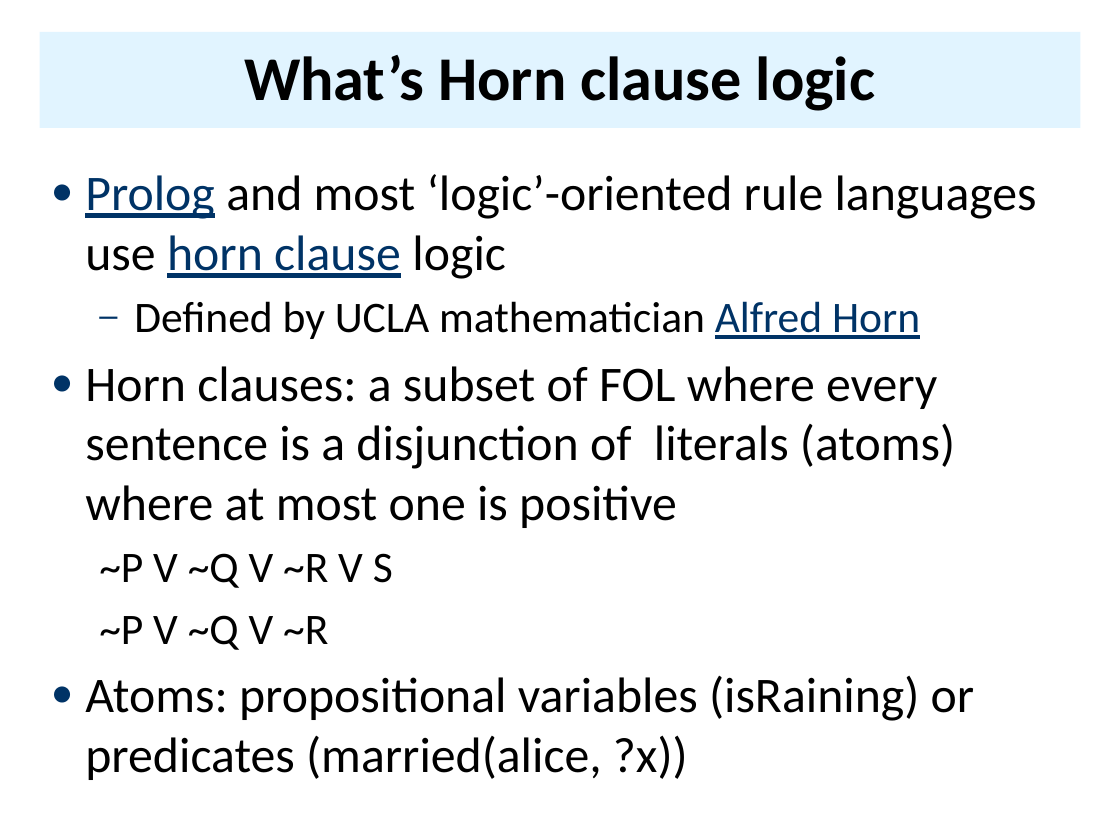
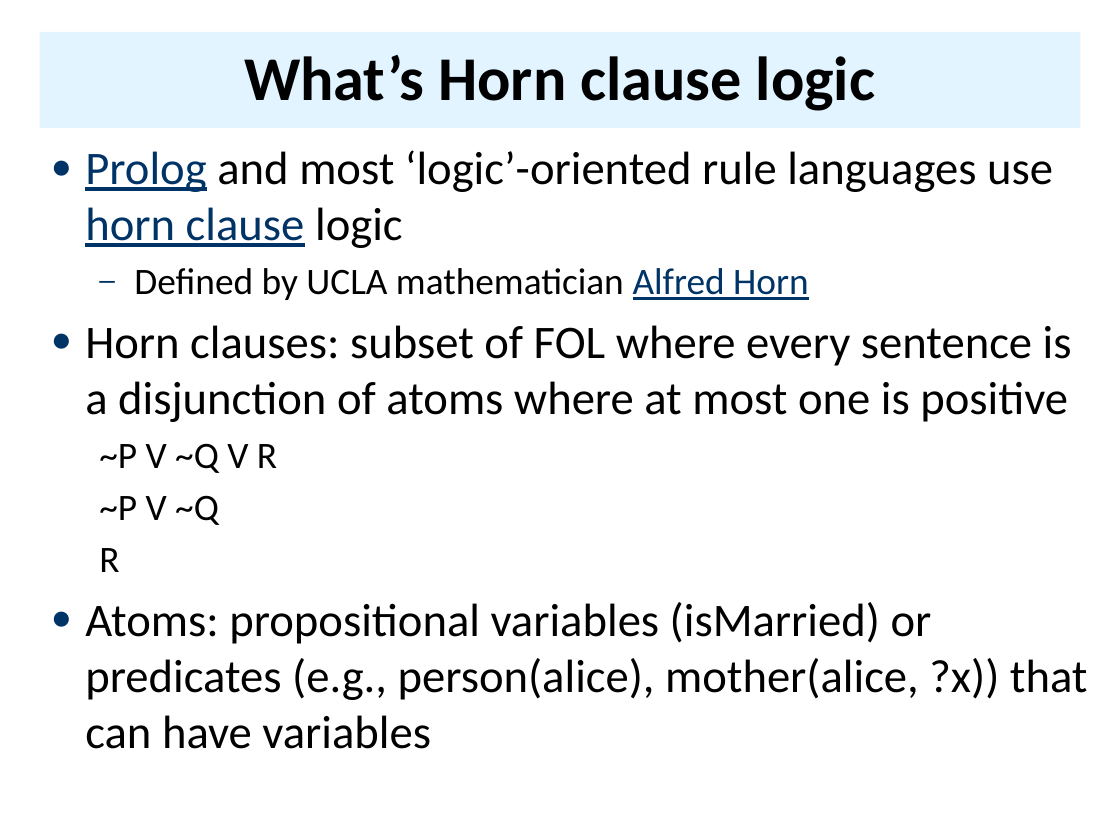
Before and after one commit to UMBC-CMSC-491-691-F19-Knowledge-Graphs/class_material, a slide deck: slide 6 of notes/14_rules/14_owl_rules.pptx. Drawn at 1120x840 pixels with LibreOffice and Linux fonts; fonts in the diff are those of the drawing. Boxes give left, top, right and bottom in pixels: in the first picture for what was removed or moved away, otherwise in the second. Text is boxed around its words. In the diff, an @@ line names an element or a change of style, - is before the commit and + after.

```diff
--- a/notes/14_rules/14_owl_rules.pptx
+++ b/notes/14_rules/14_owl_rules.pptx
@@ text "Prolog and most ‘logic’-oriented rule ..." moved from (x1=85, y1=174, x2=1037, y2=780) to (x1=85, y1=150, x2=1088, y2=749) @@
@@ text at (x1=85, y1=150, x2=1053, y2=300): size 32 to 30 pt in "Prolog and most ‘logic’-oriented rule languages use ..."; size 28 to 24 pt in "Defined by UCLA mathematician Alfred Horn" @@
@@ text at (x1=85, y1=325, x2=1088, y2=749): text changed; size 32 to 30 pt @@
-● Horn clauses: a subset of FOL where every sentence is a disjunction of literals (atoms) where at most one is positive
-  ~P V ~Q V ~R V S
-  ~P V ~Q V ~R
-● Atoms: propositional variables (isRaining) or predicates (married(alice, ?x))
+● Horn clauses: subset of FOL where every sentence is a disjunction of atoms where at most one is positive
+  ~P V ~Q V R
+  ~P V ~Q
+  R
+● Atoms: propositional variables (isMarried) or predicates (e.g., person(alice), mother(alice, ?x)) that can have variables
```
Also in this commit, not shown: 8 other slides changed, 1 slide added, 5 other files.
